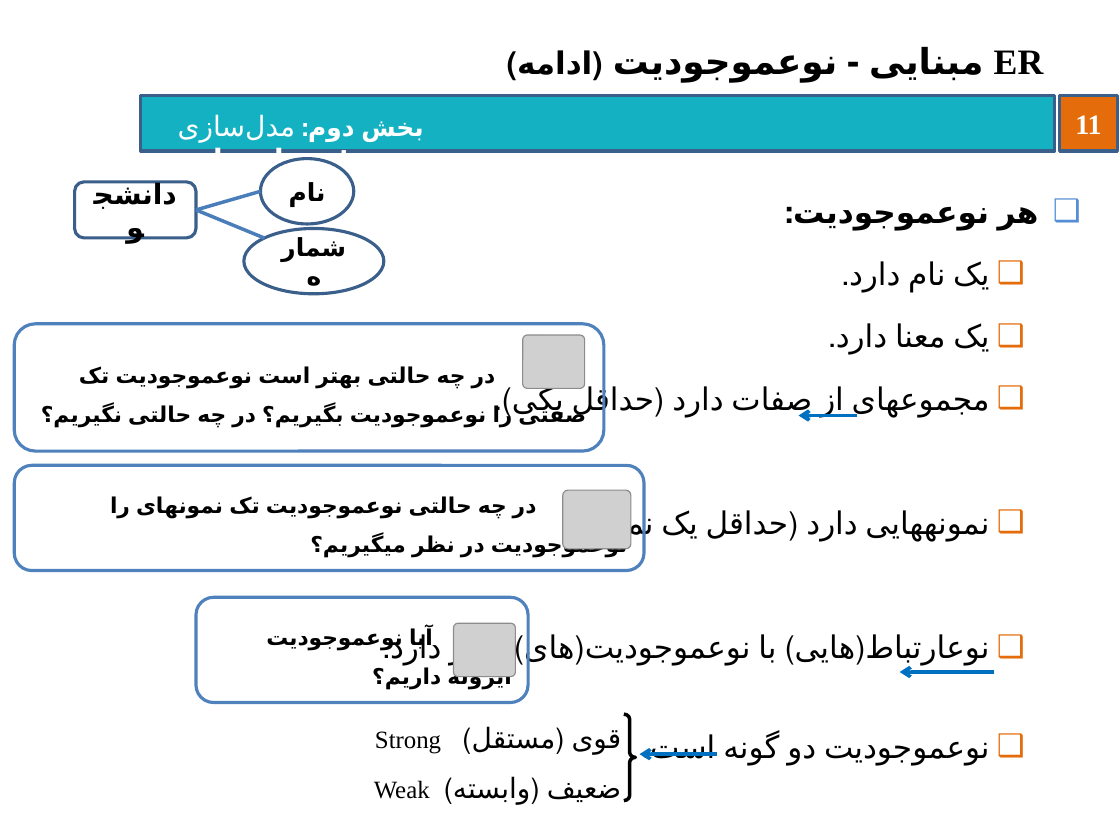
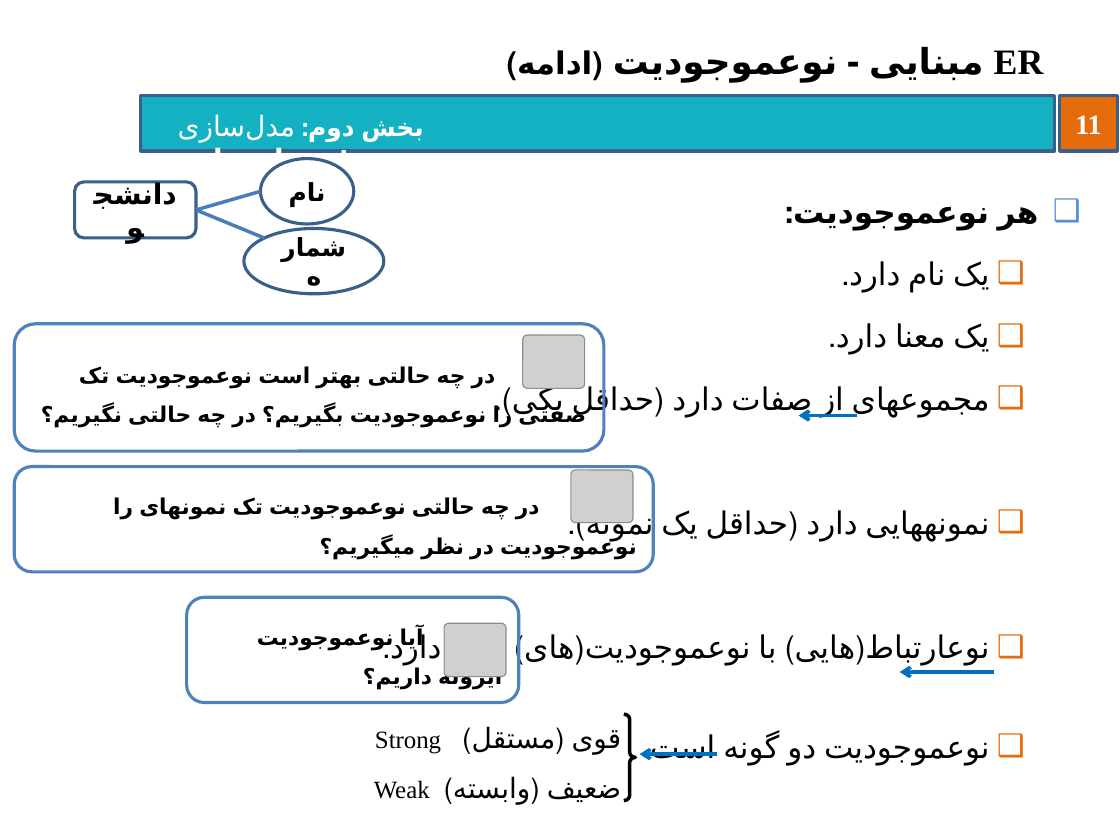
Before and after one commit to behnamhatami/DB-Slides, a slide deck: slide 11 of 2-DB-DataModeling.pptx. Drawn at 1120x840 pixels with LibreOffice and Linux fonts; fonts in the diff are those of the drawing; grey boxes stand for pictures; background and template pictures are left out. Boxes give left, top, right and bottom in pixels: in the first picture for what was removed or moved away, otherwise in the second. Text is boxed around its words. In the diff, an @@ line names an element or a change of style, - is before the commit and + after.

```diff
--- a/2-DB-DataModeling.pptx
+++ b/2-DB-DataModeling.pptx
@@ rounded rectangle "در چه حالتی نوعموجودیت تک ..." resized from (x1=15, y1=466, x2=644, y2=571) to (x1=15, y1=467, x2=654, y2=572) @@
@@ picture resized from (x1=562, y1=491, x2=631, y2=549) to (x1=571, y1=470, x2=633, y2=523) @@
@@ rounded rectangle "آیا نوعموجودیت ایزوله داریم؟" moved from (x1=196, y1=597, x2=529, y2=702) to (x1=187, y1=597, x2=520, y2=702) @@
@@ picture moved from (x1=454, y1=623, x2=515, y2=676) to (x1=445, y1=623, x2=506, y2=676) @@
```
Also in this commit, not shown: 32 other slides changed.
